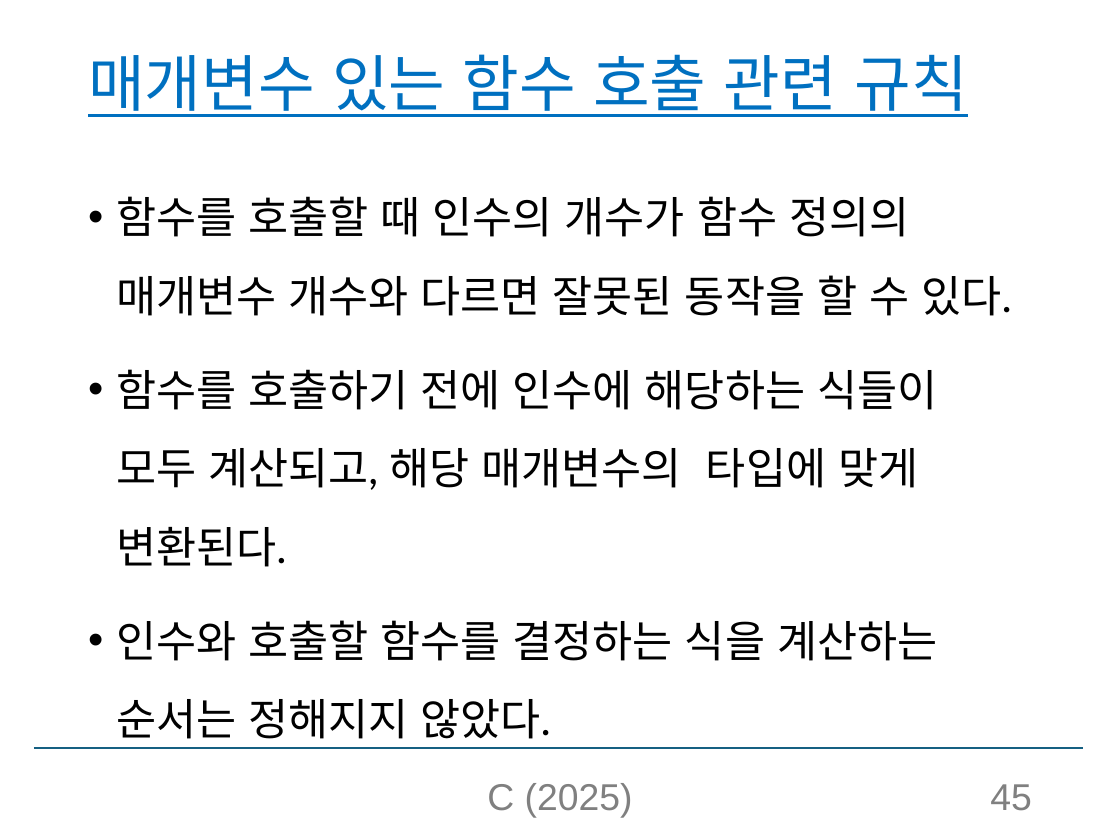
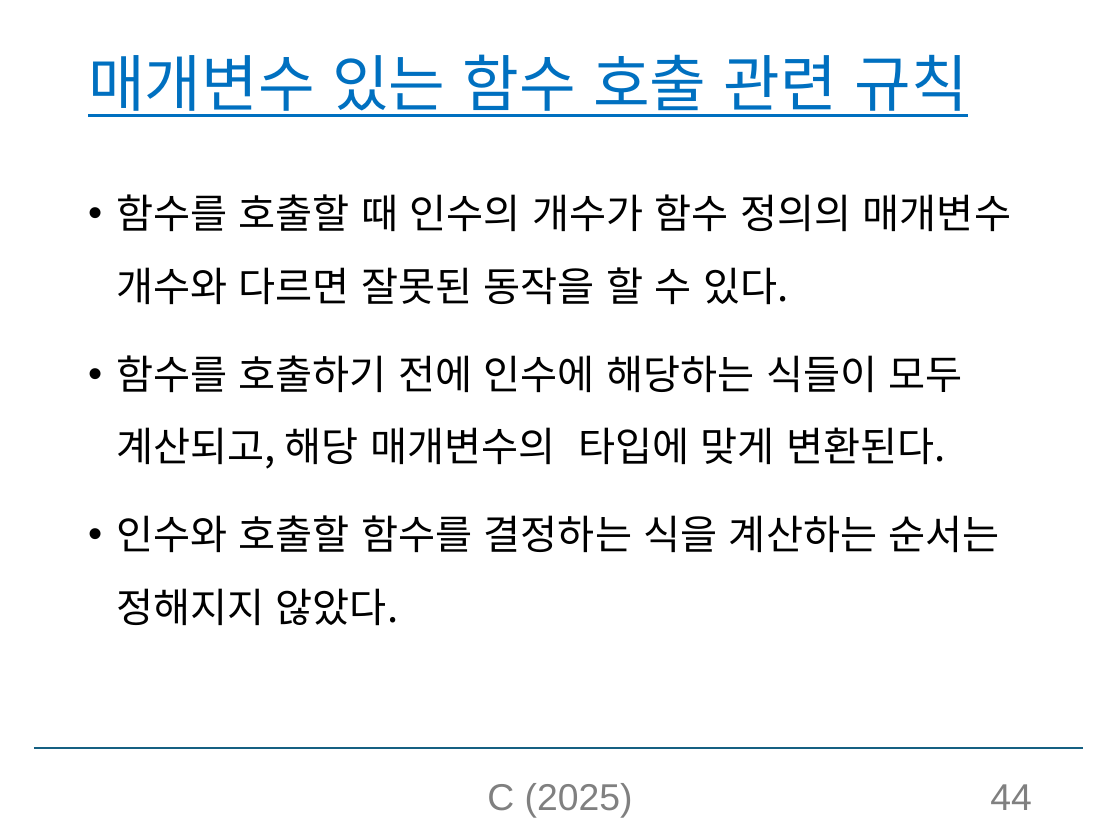
Before and after one commit to sunny1013/Computer-Programming-and-Practice-2025-1, a slide deck: slide 44 of C소개_실습제외.pptx (slide 45 before the commit). Drawn at 1120x840 pixels with LibreOffice and Linux fonts; fonts in the diff are those of the drawing. Boxes give left, top, right and bottom in pixels: in the first picture for what was removed or moved away, otherwise in the second. Text is boxed around its words. In the diff, an @@ line names an element or a change of style, - is before the commit and + after.

```diff
--- a/C소개_실습제외.pptx
+++ b/C소개_실습제외.pptx
@@ text "함수를 호출할 때 인수의 개수가 ..." at (x1=116, y1=194, x2=1011, y2=626): size 28 to 25.9 pt, font Lato to Noto Sans CJK KR @@
@@ page number at (x1=990, y1=784, x2=1031, y2=810): text changed @@
-45
+44
```
Also in this commit, not shown: 104 other slides changed, 1 slide removed.
